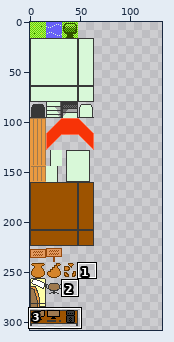
Two states of a sprite sheet, asset/texture/terrain_simple.png. The picture above shows the old version from afar; the outline marks the close-up.
Close-up. First the earlier version:
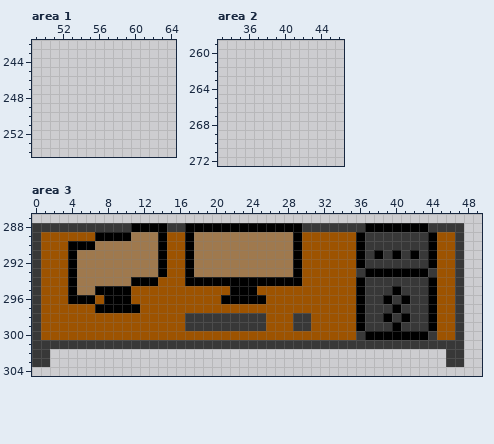
The file is 320x320 pixels. Colours within 5 levels of each other are drawn and written as one. Shown: area 1: x 49..64, y 242..254; area 2: x 33..46, y 259..272; area 3: x 0..49, y 287..304. The wide view leaves out empty margins. The commit also changed other parts of the picture, which this record leaves out.
The result:
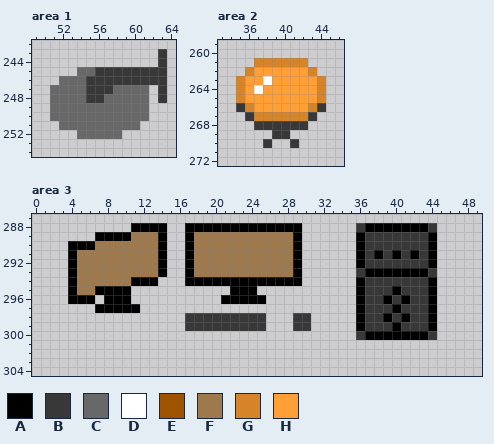
Palette (. is transparent): A #000000  B #383838  C #686868  D #ffffff  E #9d5300  F #9f794e  G #d5842a  H #ff9f35
Difference:
Area 1:
y 243..244: x 63 . -> B
y 245: x 54..63 .......... -> CCBBBBBBBB
y 246: x 52..63 ............ -> CCCBBBBBBBBB
y 247: x 51..61 ........... -> CCCCBBBCCCC; x 63 . -> B
y 248: x 51..61 ........... -> CCCCBBCCCCC; x 63 . -> B
y 249..250: x 51..61 ........... -> CCCCCCCCCCC
y 251: x 52..60 ......... -> CCCCCCCCC
y 252: x 54..58 ..... -> CCCCC
Area 2:
y 261: x 37..42 ...... -> GGGGGG
y 262: x 36..43 ........ -> GHHHHHHG
y 263: x 35..44 .......... -> GHHDHHHHHG
y 264: x 35..44 .......... -> GHDHHHHHHG
y 265: x 35..44 .......... -> GHHHHHHHHG
y 266: x 35..44 .......... -> BGHHHHHHGB
y 267: x 36..43 ........ -> BGGGGGGB
y 268: x 37..42 ...... -> BBBBBB
y 269: x 39..40 .. -> BB
y 270: x 38 . -> B; x 41 . -> B
Area 3:
y 288: x 0..10 BBBBBBBBBBB -> ...........; x 15..16 BB -> ..; x 30..35 BBBBBB -> ......; x 45..47 BBB -> ...
y 289: x 0..6 BEEEEEE -> .......; x 15..16 EE -> ..; x 30..35 EEEEEE -> ......; x 45..47 EEB -> ...
y 290..293: x 0..3 BEEE -> ....; x 15..16 EE -> ..; x 30..35 EEEEEE -> ......; x 45..47 EEB -> ...
y 294: x 0..3 BEEE -> ....; x 14..16 EEE -> ...; x 30..35 EEEEEE -> ......; x 45..47 EEB -> ...
y 295: x 0..3 BEEE -> ....; x 11..21 EEEEEEEEEEE -> ...........; x 25..35 EEEEEEEEEEE -> ...........; x 45..47 EEB -> ...
y 296: x 0..3 BEEE -> ....; x 7 E -> .; x 11..20 EEEEEEEEEE -> ..........; x 26..35 EEEEEEEEEE -> ..........; x 45..47 EEB -> ...
y 297: x 0..6 BEEEEEE -> .......; x 12..35 EEEEEEEEEEEEEEEEEEEEEEEE -> ........................; x 45..47 EEB -> ...
y 298..299: x 0..16 BEEEEEEEEEEEEEEEE -> .................; x 26..28 EEE -> ...; x 31..35 EEEEE -> .....; x 45..47 EEB -> ...
y 300: x 0..35 BEEEEEEEEEEEEEEEEEEEEEEEEEEEEEEEEEEE -> ....................................; x 45..47 EEB -> ...
y 301: x 0..47 BBBBBBBBBBBBBBBBBBBBBBBBBBBBBBBBBBBBBBBBBBBBBBBB -> ................................................
y 302..303: x 0..1 BB -> ..; x 46..47 BB -> ..
